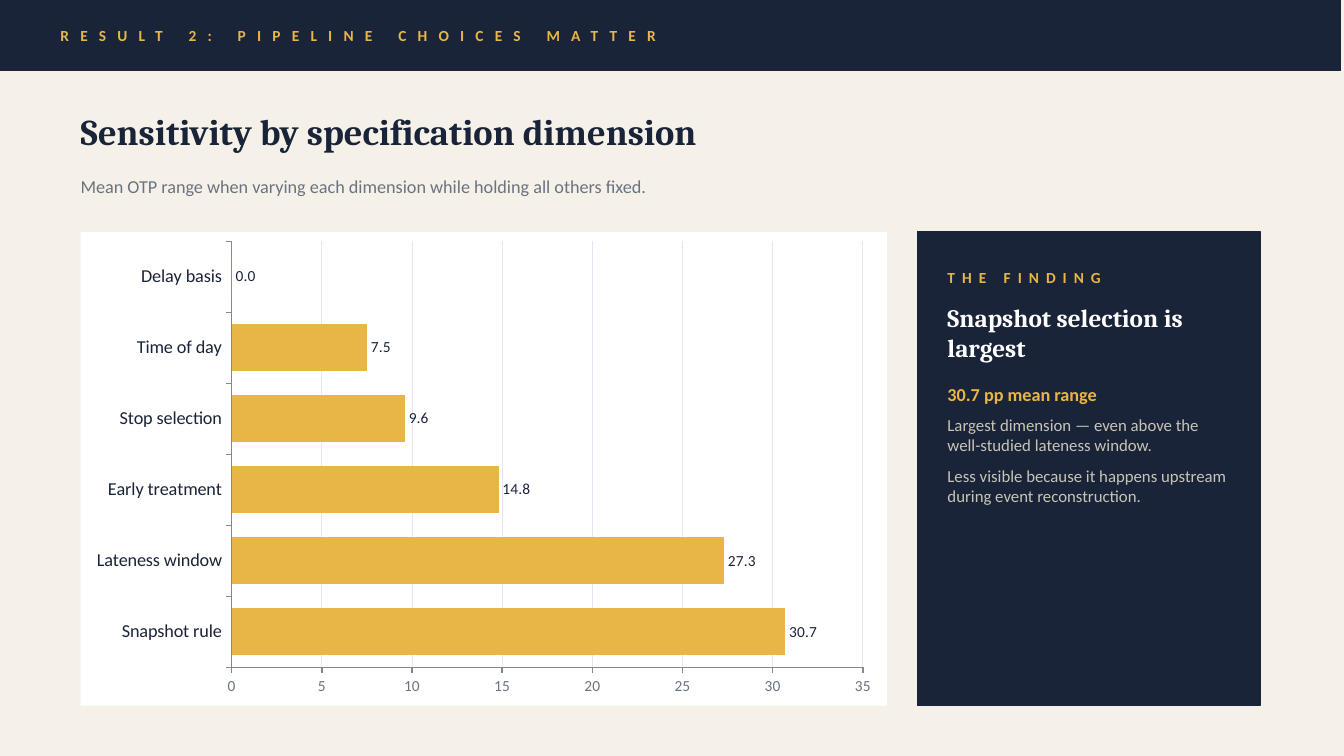
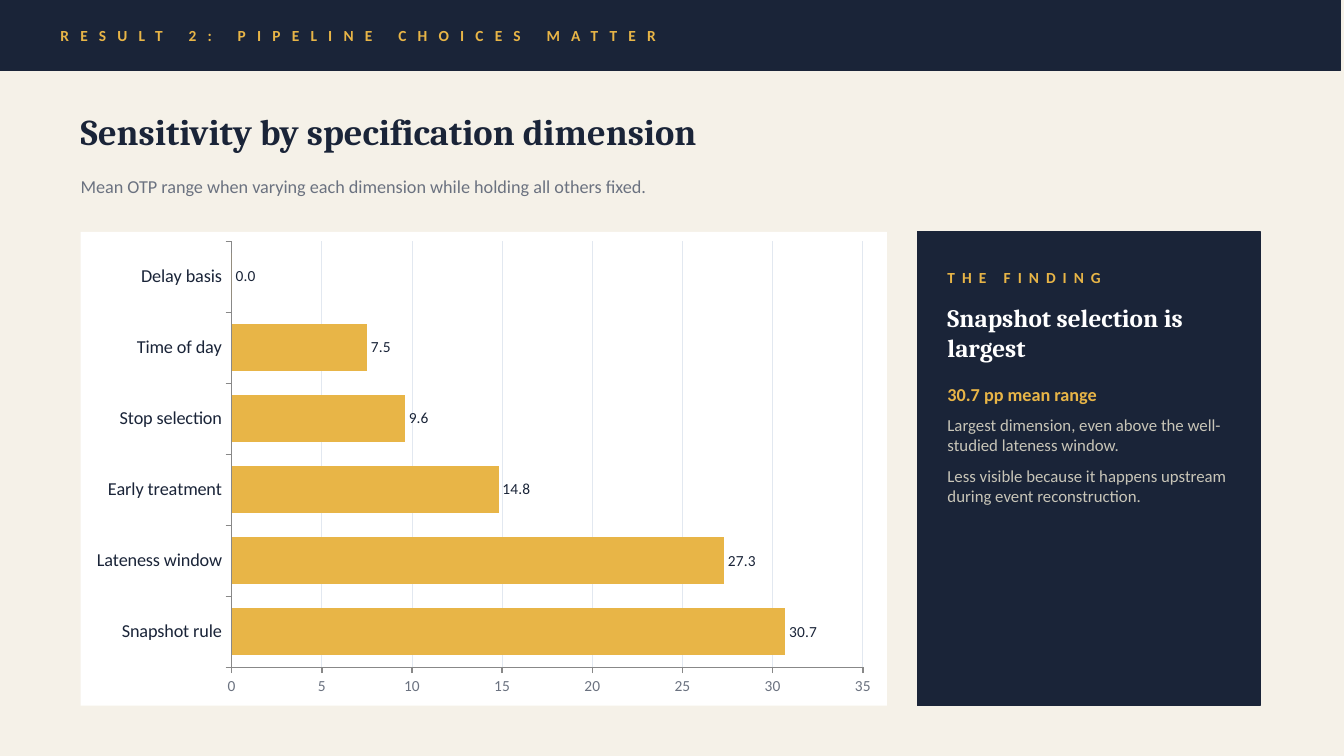
Before and after one commit to tobibussiek/TransitKPIFramework, a slide deck: slide 7 of docs/KPI_Robustness_Final_Presentation.pptx. Drawn at 1344x756 pixels with LibreOffice and Linux fonts; fonts in the diff are those of the drawing. Boxes give left, top, right and bottom in pixels: in the first picture for what was removed or moved away, otherwise in the second. Text is boxed around its words. In the diff, an @@ line names an element or a change of style, - is before the commit and + after.

```diff
--- a/docs/KPI_Robustness_Final_Presentation.pptx
+++ b/docs/KPI_Robustness_Final_Presentation.pptx
@@ text at <box>947,419,1221,451</box>: text changed @@
-Largest dimension — even above the well-studied lateness window.
+Largest dimension, even above the well-studied lateness window.
```
Also in this commit, not shown: 5 other slides changed, 4 other files.
